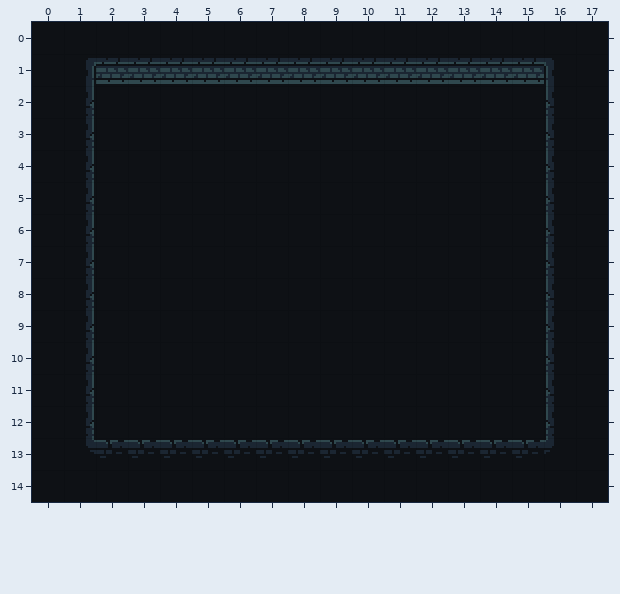
Level history. Tiled map: assets/maps/level.tmx. The picture above is the old version.
Cells are 16x16 px. Shown: x 0..17, y 0..14.
After:
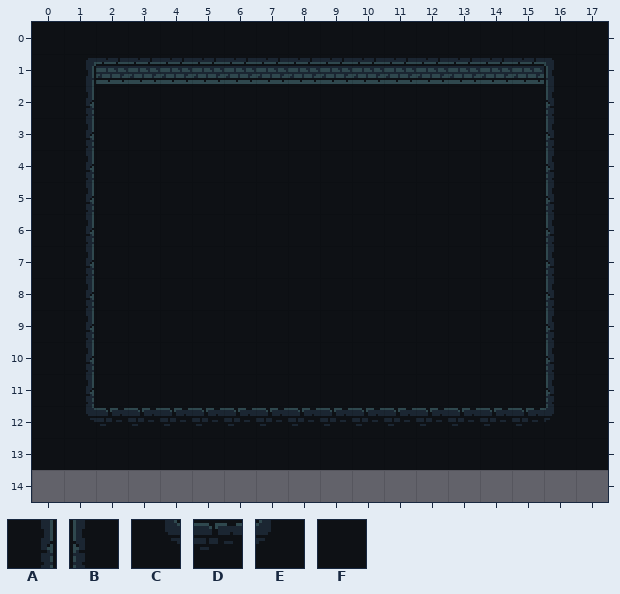
Key: from "map": A 3, B 5, C 6, D 7, E 8, F 9.
_ is an empty cell.
Changes in this commit:
Layer "walls":
y 12: x 1..16 A______________B -> CDDDDDDDDDDDDDDE
y 13: x 1..16 CDDDDDDDDDDDDDDE -> FFFFFFFFFFFFFFFF
y 14: x 0..17 FFFFFFFFFFFFFFFFFF -> __________________
